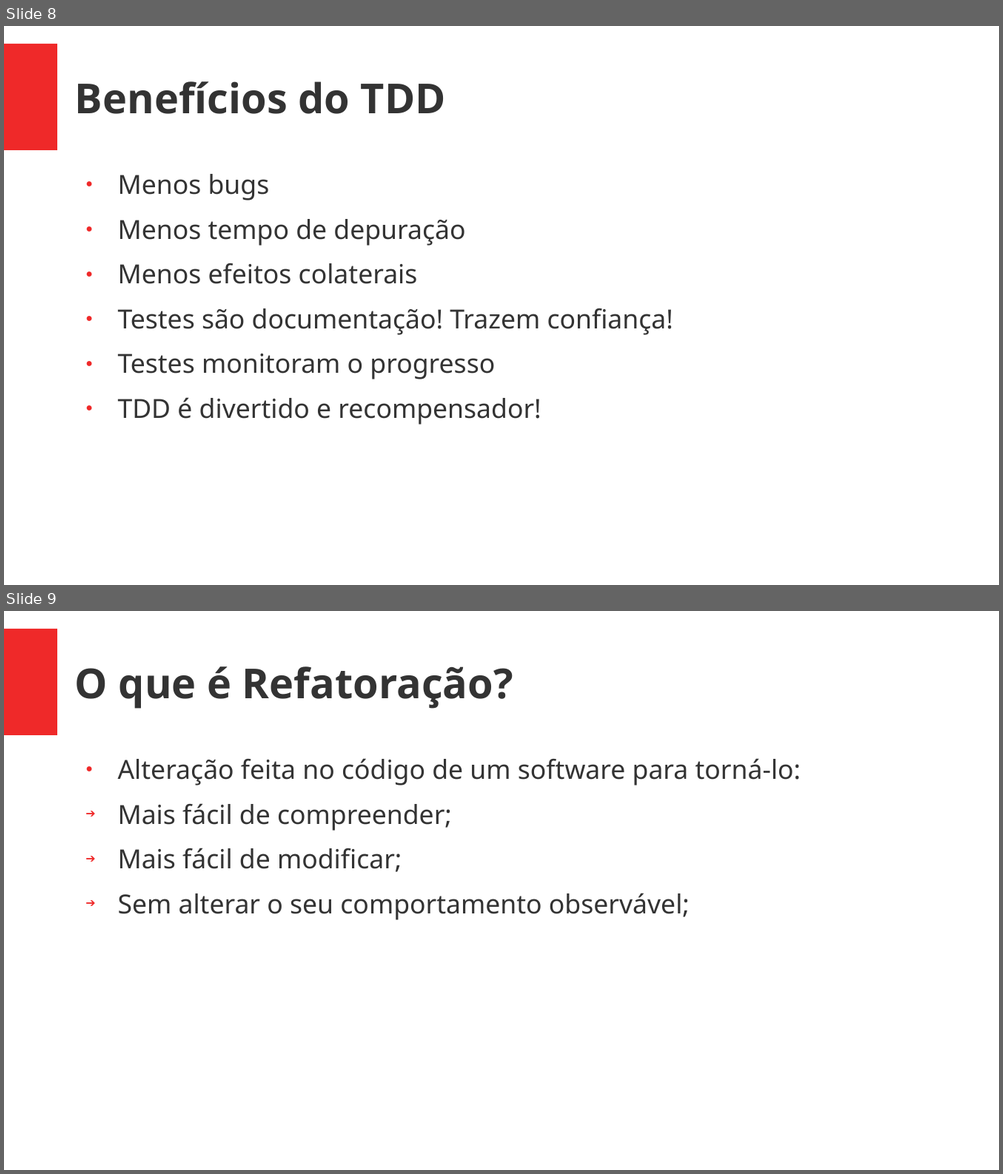
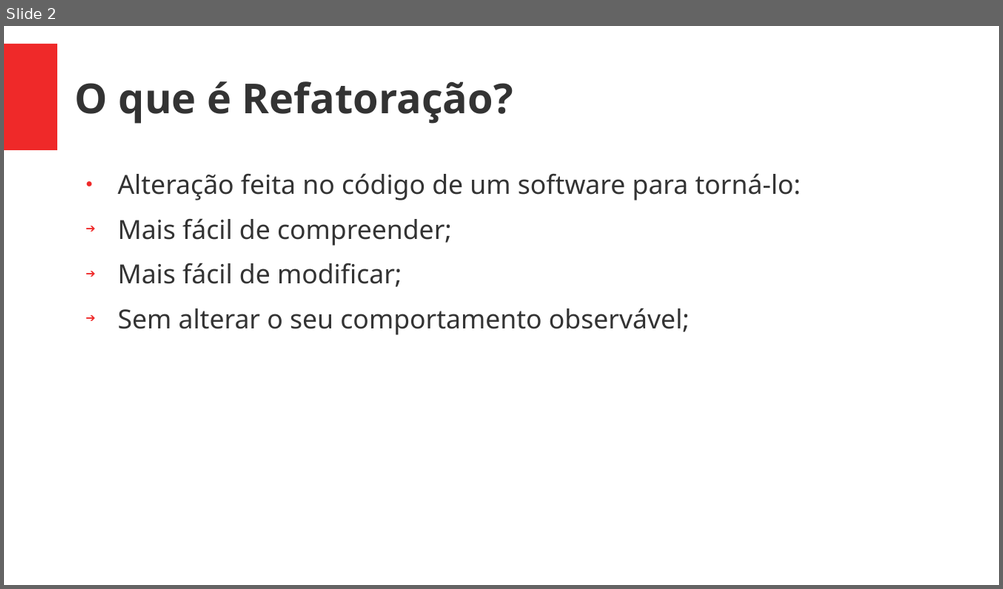
Before and after one commit to Geofisicando/C-orientado-a-testes, a slide deck: slides/refatoracao.pptx. Shown one above the other, each under a label of ours: slides 8 and 9 before the commit, slide 2 after it. The pictures are 1003x1174 and 1003x589 pixels, drawn with LibreOffice and Linux fonts; fonts in the diff are those of the drawing. Boxes give left, top, right and bottom in pixels: in the first picture for what was removed or moved away, otherwise in the second. Text is boxed around its words. In the diff, an @@ line names an element or a change of style, - is before the commit and + after.

```diff
--- a/slides/refatoracao.pptx
+++ b/slides/refatoracao.pptx
@@ slide 8 removed at <box>4,26,999,585</box>, background #FFFFFF; not listed: 1 template element that a slide beside it also shows @@
@@ text removed at <box>75,82,446,114</box> @@
-Benefícios do TDD
@@ text removed at <box>118,174,673,425</box> @@
-● Menos bugs
-● Menos tempo de depuração
-● Menos efeitos colaterais
-● Testes são documentação! Trazem confiança!
-● Testes monitoram o progresso
-● TDD é divertido e recompensador!
@@ what was slide 9 is now slide 2 @@
```
Also in this commit, not shown: 1 slide changed, 6 other slides removed, 5 other files.
